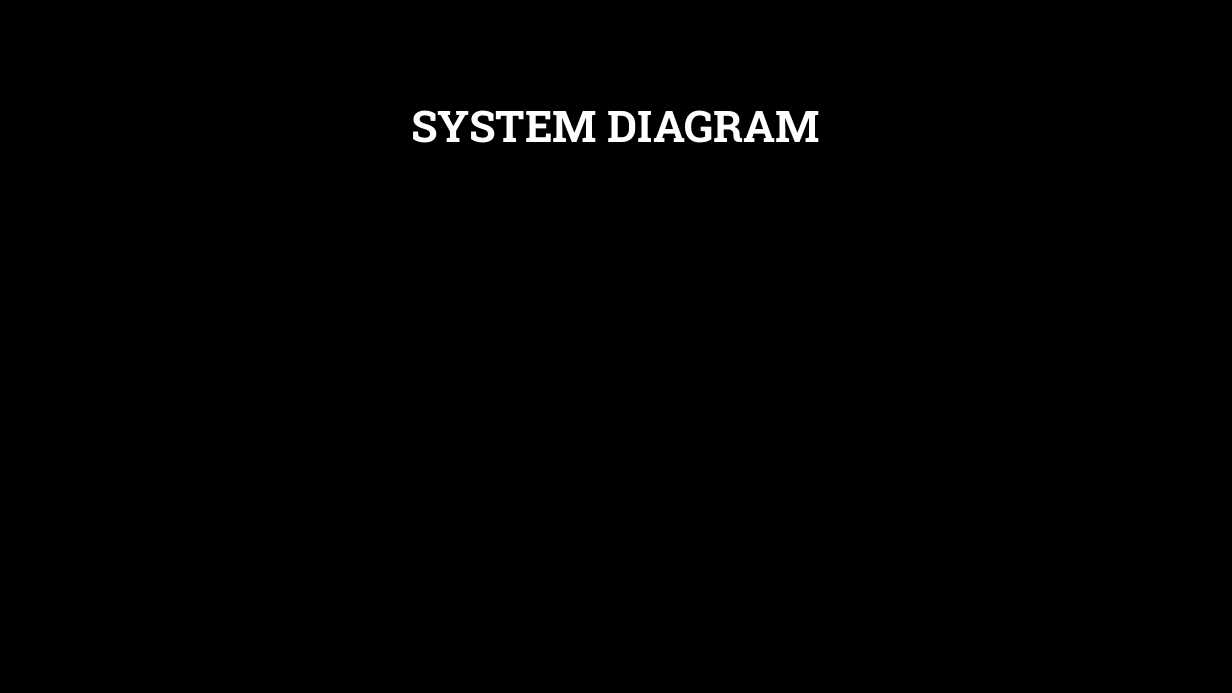
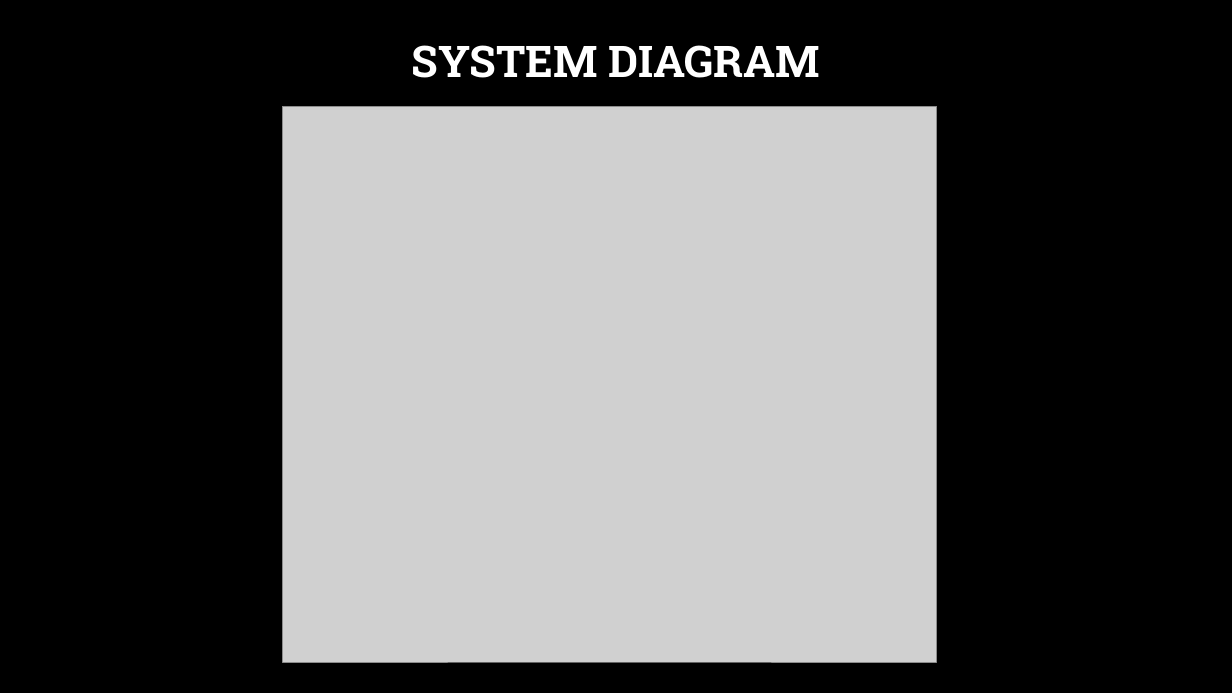
Before and after one commit to aimanahmedmoin1997/FinalYearProject, a slide deck: slide 12 of Kaavish Evaluation I/Evaluation I.pptx (slide 13 before the commit). Drawn at 1232x693 pixels with LibreOffice and Linux fonts; fonts in the diff are those of the drawing; grey boxes stand for pictures; background and template pictures are left out. Boxes give left, top, right and bottom in pixels: in the first picture for what was removed or moved away, otherwise in the second. Text is boxed around its words. In the diff, an @@ line names an element or a change of style, - is before the commit and + after.

Commit message:
Added System Diagram to FinalYearProject/KavishReport/images

```diff
--- a/Kaavish Evaluation I/Evaluation I.pptx
+++ b/Kaavish Evaluation I/Evaluation I.pptx
@@ title "SYSTEM DIAGRAM": place and size @@
-title "SYSTEM DIAGRAM" at <box>411,110,820,143</box>
+title "SYSTEM DIAGRAM" at <box>412,45,820,78</box>
@@ picture added at <box>283,106,936,662</box> @@
```
Also in this commit, not shown: 4 other slides changed, 1 slide removed, 1 other file.
